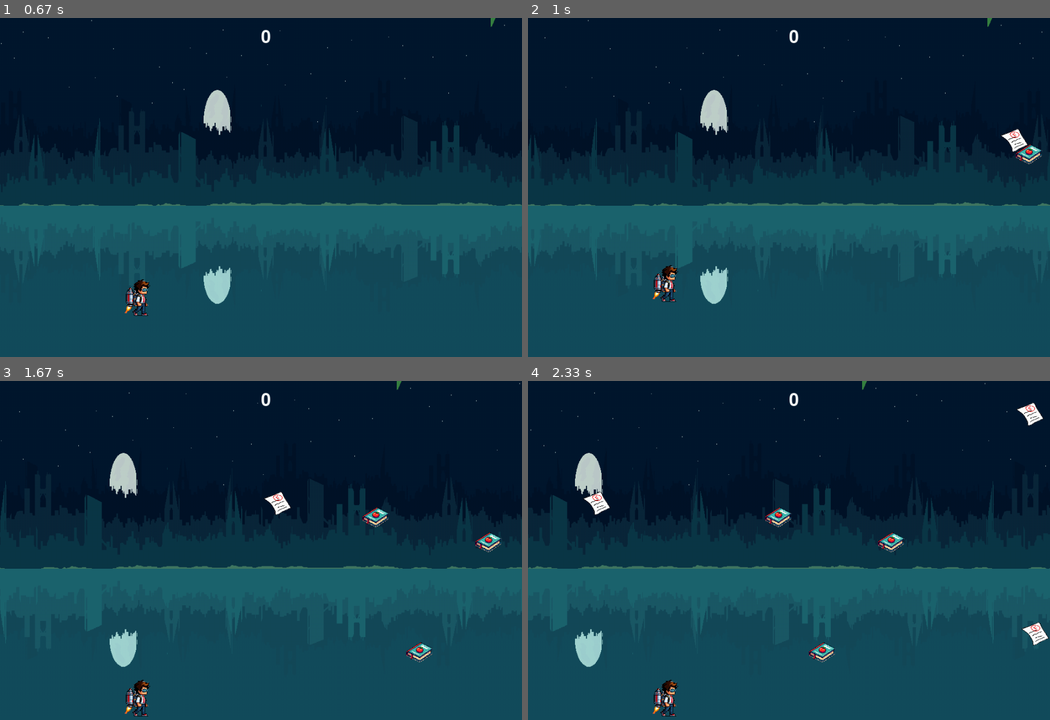
Above: before the commit, frames 1-4 (two rows, left to right).
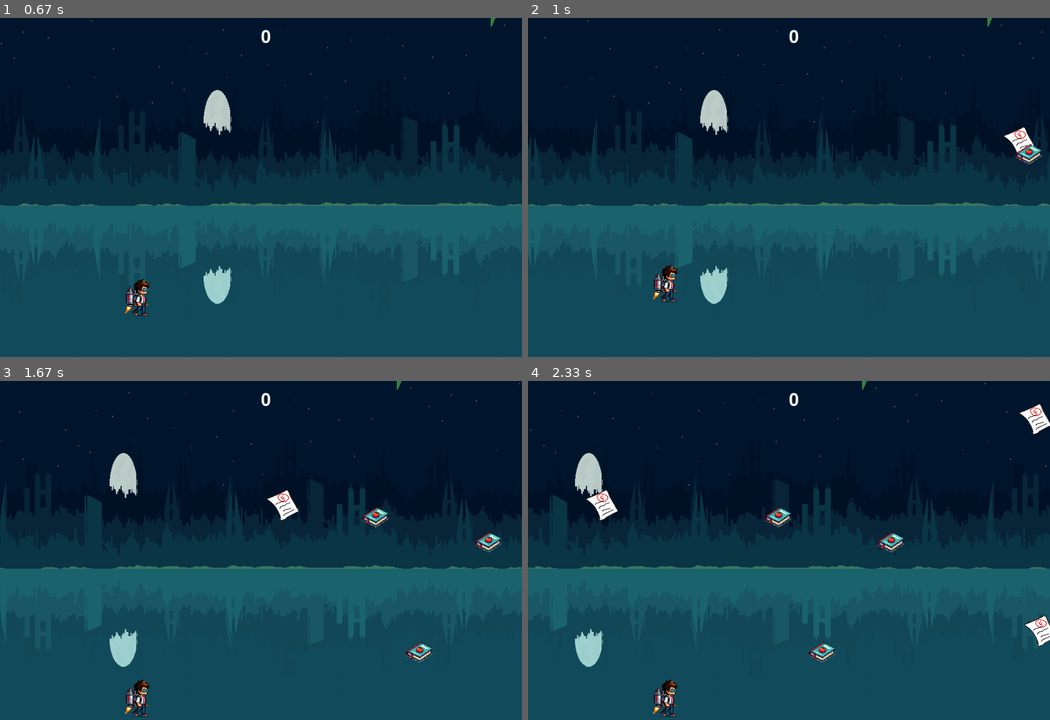
Above: after the commit, the same moments.

Repository: MarcoFAlbanese/PYGAME-24.1-Grupo-MAT
Game: pygame game, started from Game.py
Same seed, same stepped clock (60 frames per second), same inputs: the game is played once before the commit and once after it.
Inputs:
- Up to frame 1 (0.67 s): tap Space at 0.33 s
- Up to frame 2 (1 s): tap Space at 0.67 s
- Up to frame 3 (1.67 s): no input
- Up to frame 4 (2.33 s): no input

Frame 1 is identical in both runs. In frame 2, 0.2% of the frame differs, in the area x 90-98%, y 31-40%; in frame 3, 0.2%; in frame 4, 0.8%, in the area x 10-100%, y 6-79%.

Commit message:
Mata obstáculos quando saiem da tela para otimizar gameplay

Diff:
--- a/Game.py
+++ b/Game.py
@@ -97,7 +97,7 @@
 class Obstaculos(pygame.sprite.Sprite): ### classe dos obstaculos
     def __init__(self):
         pygame.sprite.Sprite.__init__(self)
-        self.image = pygame.transform.scale(obstaculo_image, (100, 60))
+        self.image = pygame.transform.scale(obstaculo_image, (120,80))
         self.rect = self.image.get_rect()
         self.rect.x = WIDTH
         self.rect.y = random.randint(30,(HEIGHT-self.rect.height))
@@ -192,6 +192,9 @@
         if pygame.sprite.spritecollide(player,obstaculos,False,pygame.sprite.collide_mask):
             game = False
 
+        if obstaculo.rect.right < 0:
+            obstaculo.kill()
+
     # Atualiza a posição do background
     bg_x -= 3  # Velocidade de rolagem do background
     if bg_x <= -WIDTH:
